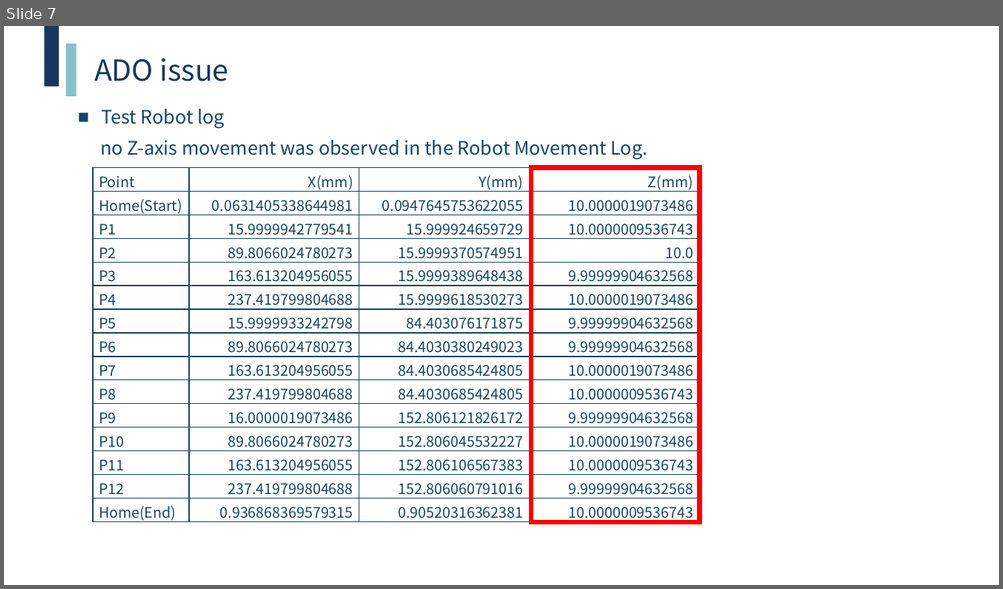
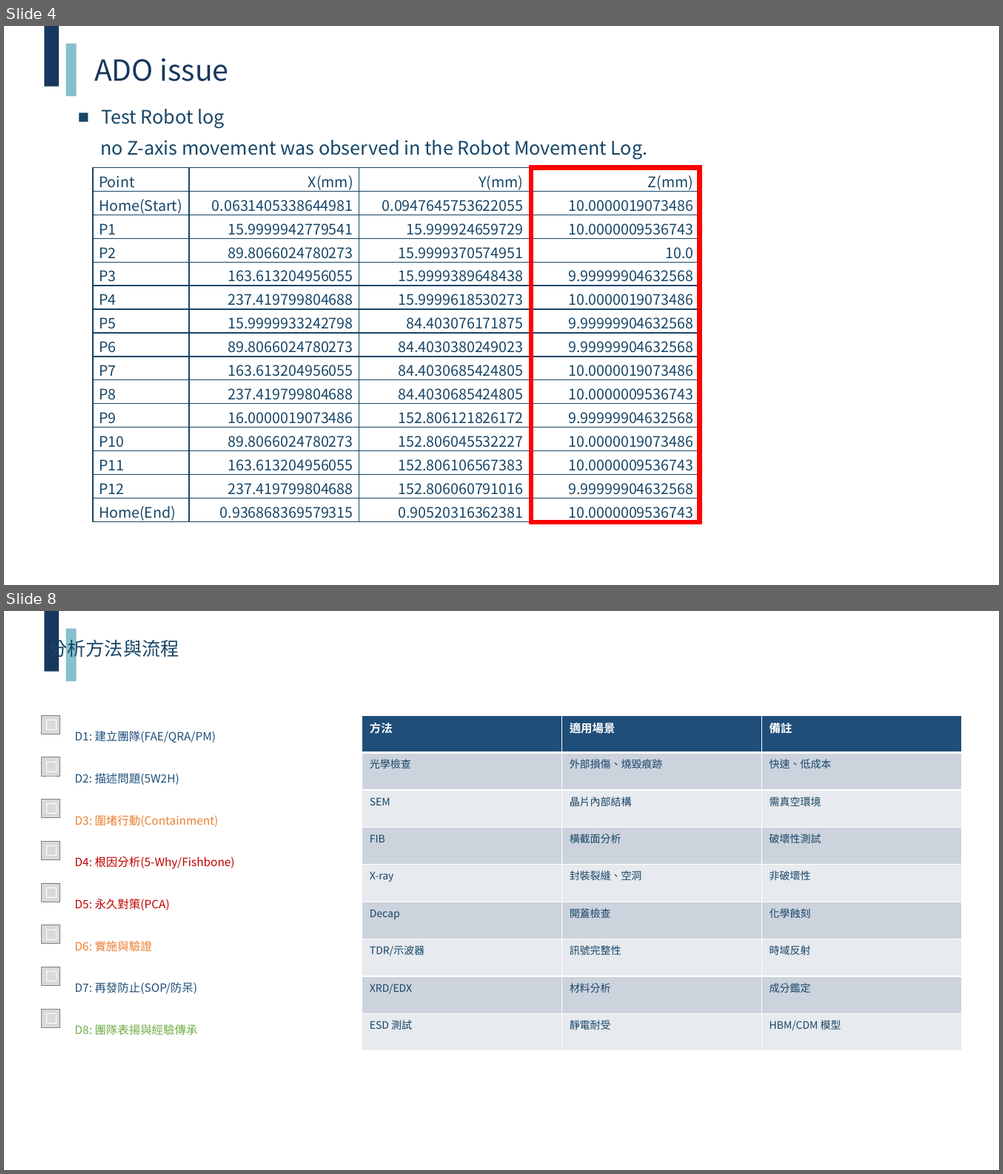
Before and after one commit to kcf7012/fa-report-refactor-root, a slide deck: report/MS_Meishan_ADO_445239_260716_improved.pptx. Shown one above the other, each under a label of ours: slide 7 before the commit, slides 4 and 8 after it; the slides between them are not shown. The pictures are 1003x589 and 1003x1174 pixels, drawn with LibreOffice and Linux fonts; fonts in the diff are those of the drawing; background and template pictures are left out. Boxes give left, top, right and bottom in pixels: in the first picture for what was removed or moved away, otherwise in the second. Text is boxed around its words. In the diff, an @@ line names an element or a change of style, - is before the commit and + after.

Commit message:
fix: 修正批次版面渲染問題(8 張空白頁 → 0)+ LLM 策略評估文檔
詳細修正記錄見 docs/handoff/2026-08-31-batch-eval-rendering-issues-handoff.md § 10。

修正內容:
- 補上 orchestrator 缺失的 4 個 action 分支(原本 silently skip 導致 8 張空白)
- 7 個 improver 加 slide_bounds 動態適應 13.33 in 寬螢幕 pptx
- 修 visual generator Inches 重複套用 bug
- 修 summary.py Executive Summary 座標超界

LLM 策略評估:確認採用純修版 bug(不安用 LLM),理由見 § 6。

統計:
- 原本:8 張空白 / 3 份報告 / 母片保護 100% / 203 測試
- 現在:0 張空白 / 3 份報告 / 母片保護 100% / 210 測試(+7 smoke)

相關 commit (技能包倉庫):
- 略(待下次 commit)

```diff
--- a/report/MS_Meishan_ADO_445239_260716_improved.pptx
+++ b/report/MS_Meishan_ADO_445239_260716_improved.pptx
@@ slide 8 added at (x1=4, y1=611, x2=999, y2=1170), background #FFFFFF; not listed: 2 template elements that a slide beside it also shows @@
@@ text added at (x1=48, y1=636, x2=179, y2=660), 18 pt, text #174567 @@
+分析方法與流程
@@ rectangle added at (x1=41, y1=715, x2=60, y2=734), fill #D9D9D9, outline #808080 0.5 pt, 14 pt, text #FFFFFF, bold @@
+☐
@@ table added at (x1=362, y1=715, x2=962, y2=1051), 9 rows, 3 columns @@
+方法 | 適用場景 | 備註
+光學檢查 | 外部損傷、燒毀痕跡 | 快速、低成本
+SEM | 晶片內部結構 | 需真空環境
+FIB | 橫截面分析 | 破壞性測試
+X-ray | 封裝裂縫、空洞 | 非破壞性
+Decap | 開蓋檢查 | 化學蝕刻
+TDR/示波器 | 訊號完整性 | 時域反射
+XRD/EDX | 材料分析 | 成分鑑定
+ESD 測試 | 靜電耐受 | HBM/CDM 模型
@@ text added at (x1=75, y1=731, x2=216, y2=743), 11 pt, text #1F4E79 @@
+D1: 建立團隊(FAE/QRA/PM)
@@ rectangle added at (x1=41, y1=758, x2=60, y2=776), fill #D9D9D9, outline #808080 0.5 pt, 14 pt, text #FFFFFF, bold @@
+☐
@@ text added at (x1=75, y1=773, x2=179, y2=785), 11 pt, text #1F4E79 @@
+D2: 描述問題(5W2H)
@@ rectangle added at (x1=41, y1=799, x2=60, y2=817), fill #D9D9D9, outline #808080 0.5 pt, 14 pt, text #FFFFFF, bold @@
+☐
@@ text added at (x1=75, y1=815, x2=219, y2=827), 11 pt, text #ED7D31 @@
+D3: 圍堵行動(Containment)
@@ rectangle added at (x1=41, y1=842, x2=60, y2=860), fill #D9D9D9, outline #808080 0.5 pt, 14 pt, text #FFFFFF, bold @@
+☐
@@ text added at (x1=75, y1=857, x2=235, y2=869), 11 pt, text #C00000 @@
+D4: 根因分析(5-Why/Fishbone)
@@ rectangle added at (x1=41, y1=883, x2=60, y2=902), fill #D9D9D9, outline #808080 0.5 pt, 14 pt, text #FFFFFF, bold @@
+☐
@@ text added at (x1=75, y1=899, x2=170, y2=911), 11 pt, text #C00000 @@
+D5: 永久對策(PCA)
@@ rectangle added at (x1=41, y1=925, x2=60, y2=944), fill #D9D9D9, outline #808080 0.5 pt, 14 pt, text #FFFFFF, bold @@
+☐
@@ text added at (x1=75, y1=941, x2=152, y2=951), 11 pt, text #ED7D31 @@
+D6: 實施與驗證
@@ rectangle added at (x1=41, y1=968, x2=60, y2=986), fill #D9D9D9, outline #808080 0.5 pt, 14 pt, text #FFFFFF, bold @@
+☐
@@ text added at (x1=75, y1=982, x2=197, y2=994), 11 pt, text #1F4E79 @@
+D7: 再發防止(SOP/防呆)
@@ rectangle added at (x1=41, y1=1009, x2=60, y2=1028), fill #D9D9D9, outline #808080 0.5 pt, 14 pt, text #FFFFFF, bold @@
+☐
@@ text added at (x1=75, y1=1025, x2=198, y2=1035), 11 pt, text #70AD47 @@
+D8: 團隊表揚與經驗傳承
@@ what was slide 7 is now slide 4 @@
```
Also in this commit, not shown: 2 slides changed, 9 other slides added, 2 slides removed, 5 other files.
